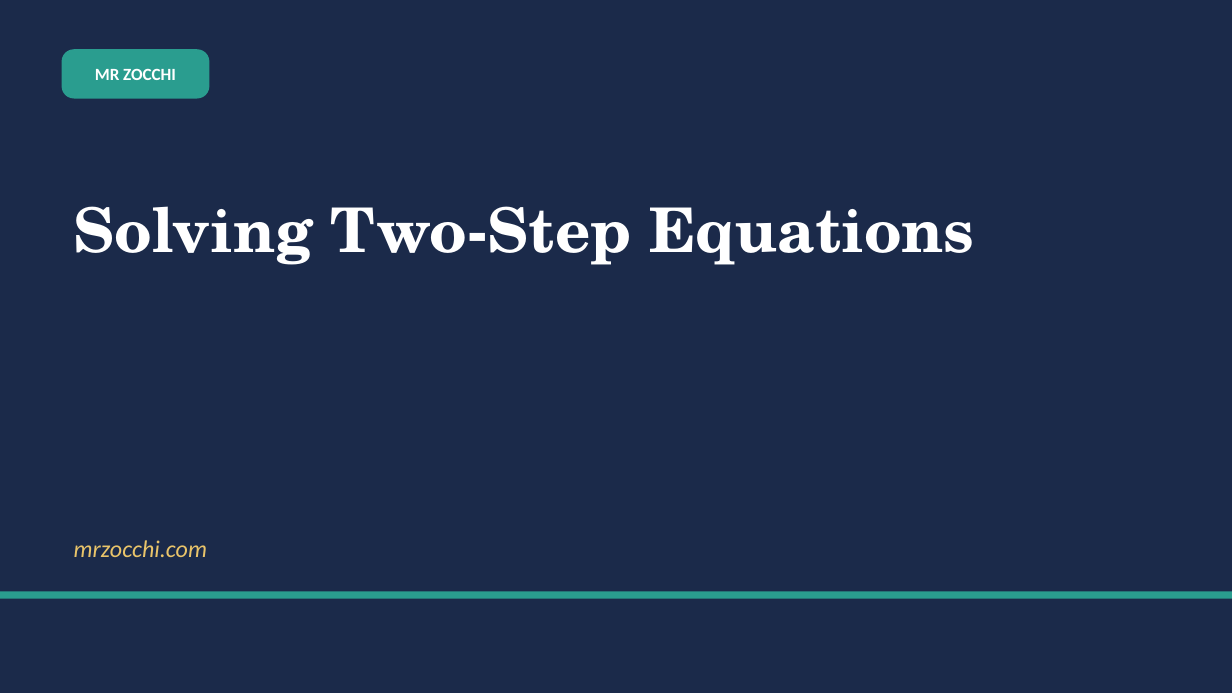
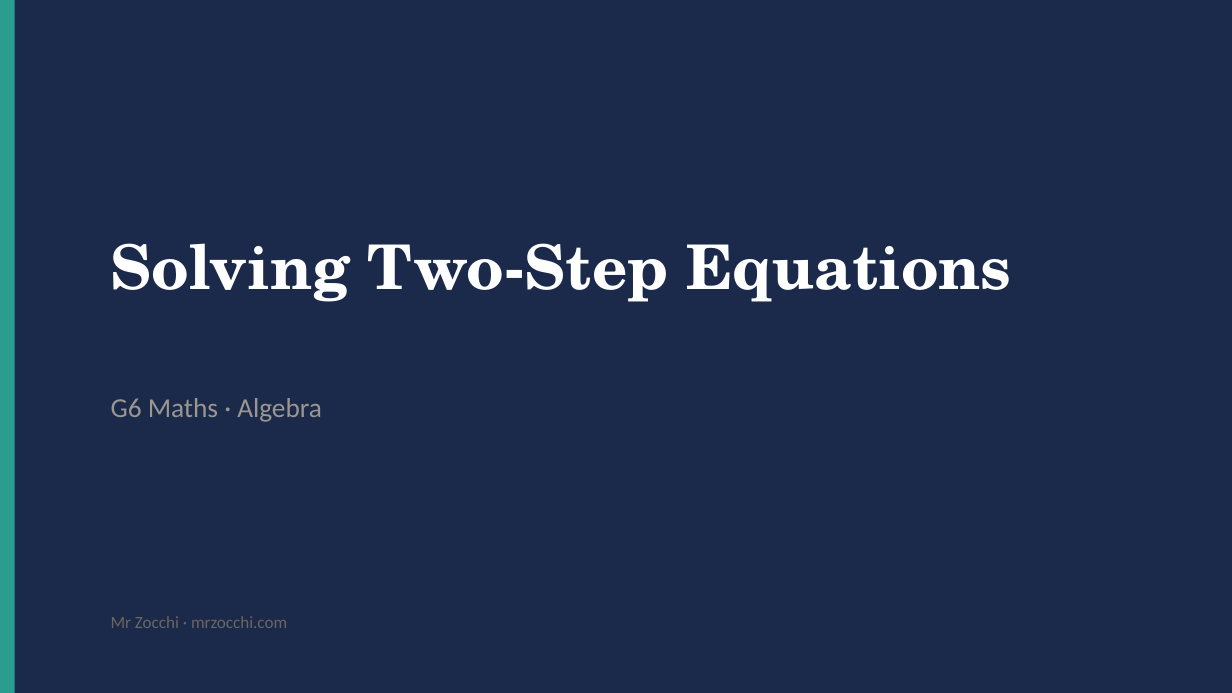
Before and after one commit to briscorey/mrzocchi, a slide deck: slide 1 of static/ppts/G6_Math_T4_Two_Step_Equations.pptx. Drawn at 1232x693 pixels with LibreOffice and Linux fonts; fonts in the diff are those of the drawing. Boxes give left, top, right and bottom in pixels: in the first picture for what was removed or moved away, otherwise in the second. Text is boxed around its words. In the diff, an @@ line names an element or a change of style, - is before the commit and + after.

Commit message:
feat: 60 real PowerPoints for all G6 Science + Maths
Generated using pptxgenjs with mrzocchi.com design system:
- Navy/teal/cream palette, Georgia headers, Calibri body
- Slide types: title, content (bullets), two-column, key terms (cards), summary
- Each topic PPT: 3-6 slides (title + content + summary)
- Full revision PPTs: 4-6 slides covering all topics in the term

G6 SCIENCE (30 PPTs):
T1 Scientific Skills: Lab Safety, Scientific Method, Variables, Measurement, Data & Graphs, Full Revision
T2 Chemistry: Particle Model, States of Matter, Changes of State, Mixtures, Separating Mixtures, Full Revision
T3 Earth Science: Earth's Layers, Convection, Plate Boundaries, Continental Drift, Earthquakes & Volcanoes, Full Revision
T4 Ecology: Ecosystems, Food Chains, Adaptations, Human Impact, Biodiversity, Full Revision
T5 Space: Solar System, Earth-Sun-Moon, Seasons, Day & Night, Space Exploration, Full Revision

G6 MATHS (30 PPTs):
T1 Number Sense: Place Value, Rounding, BIDMAS, Negative Numbers, Factors & Multiples, Full Revision
T2 Fractions: Basics, Equivalents, Add/Sub, Multiply/Divide, Decimals & %, Full Revision
T3 Geometry: Perimeter, Area, Surface Area, Volume, Capacity, Full Revision
T4 Algebra: Expressions, Substitution, One-Step, Two-Step Equations, Sequences, Full Revision
T5 Probability: Data Collection, Averages, Charts, Probability Basics, Experimental, Full Revision

```diff
--- a/static/ppts/G6_Math_T4_Two_Step_Equations.pptx
+++ b/static/ppts/G6_Math_T4_Two_Step_Equations.pptx
@@ rectangle: place and size @@
-rectangle at (0,591,1232,599)
+rectangle at (0,0,15,692)
@@ rounded rectangle removed at (62,49,209,99) @@
@@ text "Solving Two-Step Equations": place and size @@
-text "Solving Two-Step Equations" at (74,206,975,265)
+text "Solving Two-Step Equations" at (111,243,1012,302)
@@ text "Solving Two-Step Equations" at (111,243,1012,302): vertical alignment top to middle @@
@@ text added at (111,398,322,422), 16 pt, text #9B9690 @@
+G6 Maths · Algebra
@@ text removed at (74,540,207,557) @@
-mrzocchi.com
@@ text at (111,616,287,628): text changed; text colour #FFFFFF to #6B6660; bold off @@
-MR ZOCCHI
+Mr Zocchi · mrzocchi.com
```
Also in this commit, not shown: 3 slides added, 12 slides removed, 59 other files.
